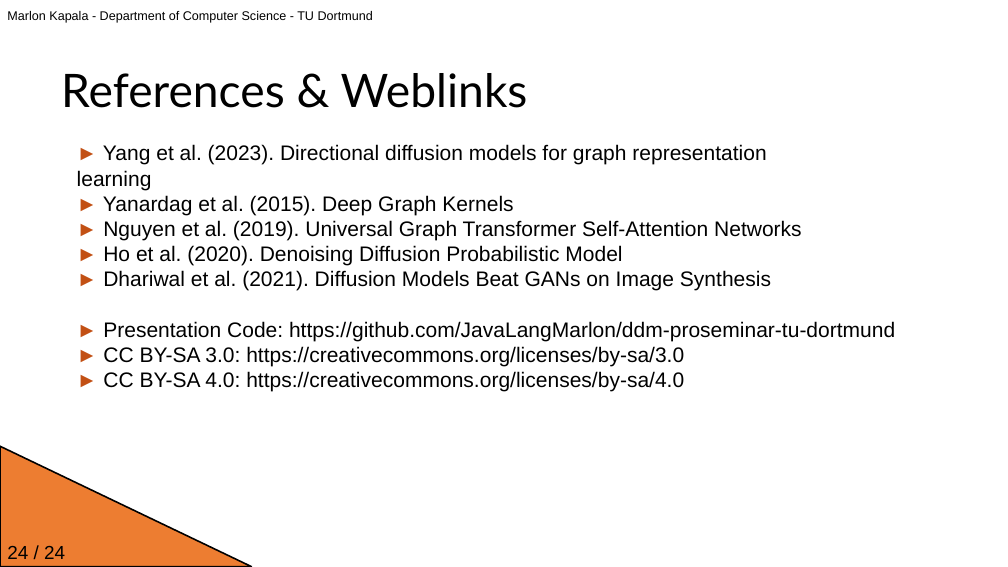
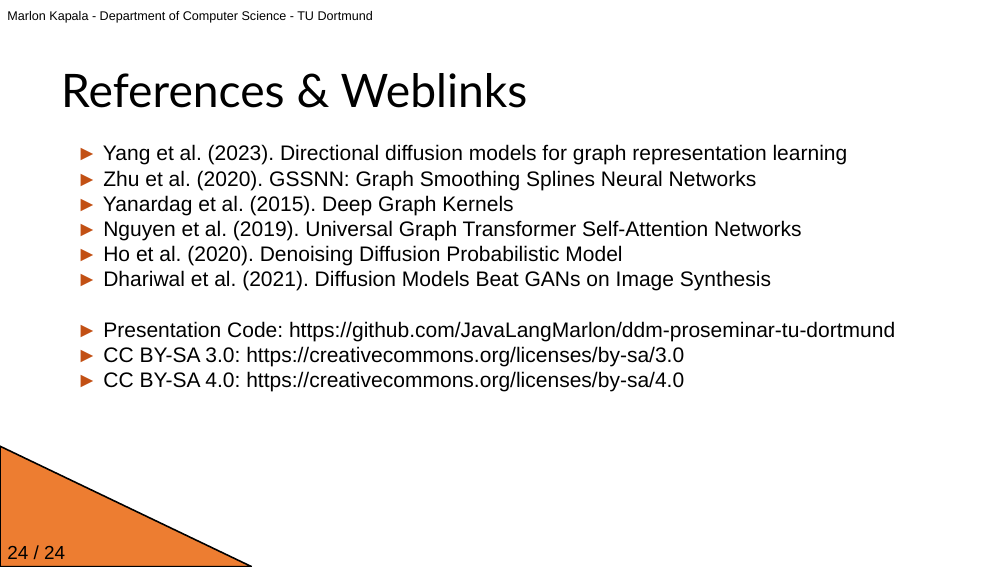
Before and after one commit to JavaLangMarlon/ddm-proseminar-tu-dortmund, a slide deck: slide 25 of presentation.pptx (slide 24 before the commit). Drawn at 1008x567 pixels with LibreOffice and Linux fonts; fonts in the diff are those of the drawing; background and template pictures are left out. Boxes give left, top, right and bottom in pixels: in the first picture for what was removed or moved away, otherwise in the second. Text is boxed around its words. In the diff, an @@ line names an element or a change of style, - is before the commit and + after.

```diff
--- a/presentation.pptx
+++ b/presentation.pptx
@@ text at bbox=[103, 144, 848, 190]: text changed @@
-► Yang et al. (2023). Directional diffusion models for graph representation
-learning
+► Yang et al. (2023). Directional diffusion models for graph representation learning
+► Zhu et al. (2020). GSSNN: Graph Smoothing Splines Neural Networks
```
Also in this commit, not shown: 23 other slides changed, 1 slide added, 1 other file.
